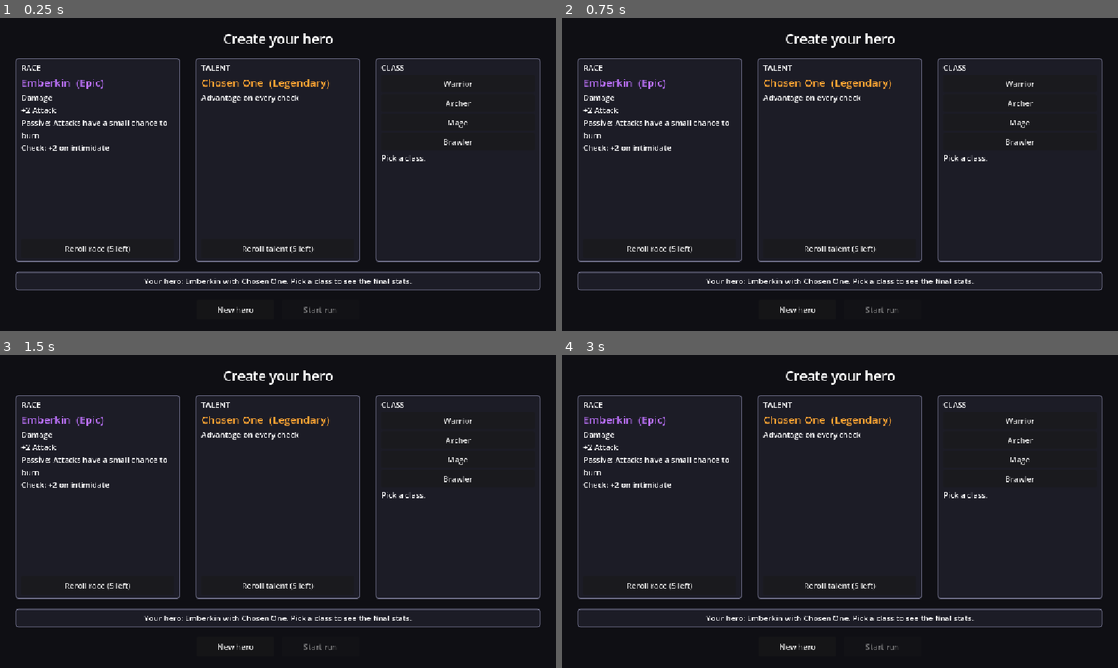
Above: before the commit, frames 1-4 (two rows, left to right).
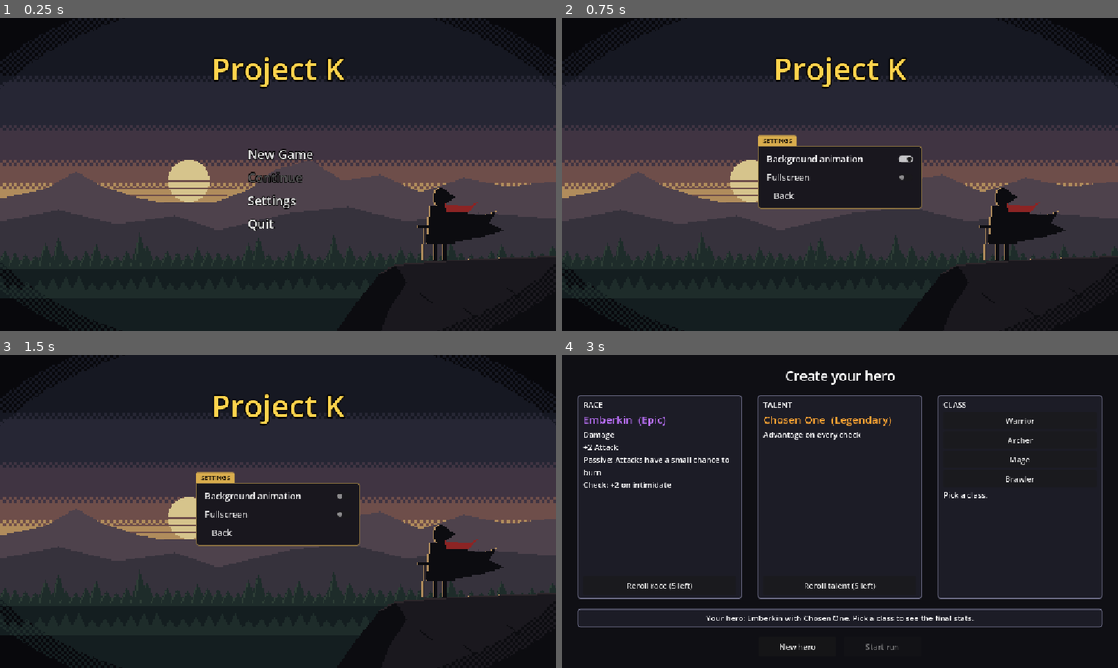
Above: after the commit, the same moments.

Repository: khasmn/project-k
Game: Godot game, scene res://scenes/menu/main_menu.tscn
The game is run twice, just before and just after one commit, with the same random seed, the same clock (stepped at 60 frames per second) and the same inputs. Before the commit the project starts from res://scenes/character/character_creation.tscn.
Inputs (mouse positions are in pixels of both pictures, inside the frame that each line leads up to):
- Up to frame 1 (0.25 s): no input
- Up to frame 2 (0.75 s): click (840, 199) at 0.5 s, where only the run after the commit has a clickable "Settings"
- Up to frame 3 (1.5 s): click (278, 495) at 1.25 s, where only the run after the commit has a clickable "Background animation"
- Up to frame 4 (3 s): click (840, 533) at 2 s, where only the run after the commit has a clickable "Back"; click (840, 492) at 2.75 s, where only the run after the commit has a clickable "New Game"

The runs differ from the first frame. In frame 1, 48% of the frame differs, in the area x 0-100%, y 4-95%; in frame 2, 43%; in frame 3, 43%; in frame 4, nothing differs.

Commit message:
Add main menu with settings; share menu styles and buttons
Co-Authored-By: Claude Opus 5.5 <noreply@anthropic.com>

Diff:
--- a/project.godot
+++ b/project.godot
@@ -11,7 +11,7 @@
 [application]
 
 config/name="ProjectK"
-run/main_scene="res://scenes/character/character_creation.tscn"
+run/main_scene="res://scenes/menu/main_menu.tscn"
 config/features=PackedStringArray("4.7", "GL Compatibility")
 config/icon="res://icon.svg"
 
--- a/scenes/combat/combat.tscn
+++ b/scenes/combat/combat.tscn
@@ -1,30 +1,9 @@
 [gd_scene load_steps=9 format=3]
 
 [ext_resource type="Script" path="res://scripts/combat/combat_screen.gd" id="1"]
-
-[sub_resource type="StyleBoxFlat" id="box"]
-content_margin_left = 12.0
-content_margin_top = 10.0
-content_margin_right = 12.0
-content_margin_bottom = 10.0
-bg_color = Color(0.1, 0.09, 0.12, 1)
-border_width_left = 2
-border_width_top = 2
-border_width_right = 2
-border_width_bottom = 2
-border_color = Color(0.55, 0.45, 0.25, 1)
-corner_radius_top_right = 6
-corner_radius_bottom_right = 6
-corner_radius_bottom_left = 6
-
-[sub_resource type="StyleBoxFlat" id="tab"]
-content_margin_left = 10.0
-content_margin_top = 2.0
-content_margin_right = 10.0
-content_margin_bottom = 2.0
-bg_color = Color(0.85, 0.68, 0.3, 1)
-corner_radius_top_left = 4
-corner_radius_top_right = 4
+[ext_resource type="StyleBoxFlat" path="res://scenes/ui/gold_box.tres" id="box"]
+[ext_resource type="StyleBoxFlat" path="res://scenes/ui/gold_tab.tres" id="tab"]
+[ext_resource type="StyleBoxEmpty" path="res://scenes/ui/flat_button.tres" id="flat"]
 
 [sub_resource type="StyleBoxFlat" id="arena"]
 content_margin_left = 16.0
@@ -42,11 +21,6 @@
 
 [sub_resource type="StyleBoxFlat" id="exp_fill"]
 bg_color = Color(0.4, 0.6, 1, 1)
-
-[sub_resource type="StyleBoxEmpty" id="flat"]
-content_margin_left = 6.0
-content_margin_top = 4.0
-content_margin_bottom = 4.0
 
 [node name="Combat" type="Control"]
 layout_mode = 3
@@ -166,7 +140,7 @@
 [node name="Tab" type="PanelContainer" parent="Margin/VBox/Bottom/Enemies"]
 layout_mode = 2
 size_flags_horizontal = 0
-theme_override_styles/panel = SubResource("tab")
+theme_override_styles/panel = ExtResource("tab")
 
 [node name="Label" type="Label" parent="Margin/VBox/Bottom/Enemies/Tab"]
 layout_mode = 2
@@ -177,7 +151,7 @@
 [node name="Panel" type="PanelContainer" parent="Margin/VBox/Bottom/Enemies"]
 layout_mode = 2
 size_flags_vertical = 3
-theme_override_styles/panel = SubResource("box")
+theme_override_styles/panel = ExtResource("box")
 
 [node name="TargetList" type="VBoxContainer" parent="Margin/VBox/Bottom/Enemies/Panel"]
 layout_mode = 2
@@ -192,7 +166,7 @@
 [node name="Tab" type="PanelContainer" parent="Margin/VBox/Bottom/Command"]
 layout_mode = 2
 size_flags_horizontal = 0
-theme_override_styles/panel = SubResource("tab")
+theme_override_styles/panel = ExtResource("tab")
 
 [node name="Label" type="Label" parent="Margin/VBox/Bottom/Command/Tab"]
 layout_mode = 2
@@ -203,7 +177,7 @@
 [node name="Panel" type="PanelContainer" parent="Margin/VBox/Bottom/Command"]
 layout_mode = 2
 size_flags_vertical = 3
-theme_override_styles/panel = SubResource("box")
+theme_override_styles/panel = ExtResource("box")
 
 [node name="ActionPanel" type="VBoxContainer" parent="Margin/VBox/Bottom/Command/Panel"]
 layout_mode = 2
@@ -221,11 +195,11 @@
 theme_override_colors/font_hover_color = Color(1, 0.83, 0.3, 1)
 theme_override_colors/font_disabled_color = Color(1, 1, 1, 0.3)
 theme_override_font_sizes/font_size = 18
-theme_override_styles/normal = SubResource("flat")
-theme_override_styles/hover = SubResource("flat")
-theme_override_styles/pressed = SubResource("flat")
-theme_override_styles/disabled = SubResource("flat")
-theme_override_styles/focus = SubResource("flat")
+theme_override_styles/normal = ExtResource("flat")
+theme_override_styles/hover = ExtResource("flat")
+theme_override_styles/pressed = ExtResource("flat")
+theme_override_styles/disabled = ExtResource("flat")
+theme_override_styles/focus = ExtResource("flat")
 text = "   Attack"
 alignment = 0
 
@@ -235,11 +209,11 @@
 theme_override_colors/font_hover_color = Color(1, 0.83, 0.3, 1)
 theme_override_colors/font_disabled_color = Color(1, 1, 1, 0.3)
 theme_override_font_sizes/font_size = 18
-theme_override_styles/normal = SubResource("flat")
-theme_override_styles/hover = SubResource("flat")
-theme_override_styles/pressed = SubResource("flat")
-theme_override_styles/disabled = SubResource("flat")
-theme_override_styles/focus = SubResource("flat")
+theme_override_styles/normal = ExtResource("flat")
+theme_override_styles/hover = ExtResource("flat")
+theme_override_styles/pressed = ExtResource("flat")
+theme_override_styles/disabled = ExtResource("flat")
+theme_override_styles/focus = ExtResource("flat")
 text = "   Defend"
 alignment = 0
 
@@ -249,11 +223,11 @@
 theme_override_colors/font_hover_color = Color(1, 0.83, 0.3, 1)
 theme_override_colors/font_disabled_color = Color(1, 1, 1, 0.3)
 theme_override_font_sizes/font_size = 18
-theme_override_styles/normal = SubResource("flat")
-theme_override_styles/hover = SubResource("flat")
-theme_override_styles/pressed = SubResource("flat")
-theme_override_styles/disabled = SubResource("flat")
-theme_override_styles/focus = SubResource("flat")
+theme_override_styles/normal = ExtResource("flat")
+theme_override_styles/hover = ExtResource("flat")
+theme_override_styles/pressed = ExtResource("flat")
+theme_override_styles/disabled = ExtResource("flat")
+theme_override_styles/focus = ExtResource("flat")
 text = "   Item"
 alignment = 0
 
@@ -263,11 +237,11 @@
 theme_override_colors/font_hover_color = Color(1, 0.83, 0.3, 1)
 theme_override_colors/font_disabled_color = Color(1, 1, 1, 0.3)
 theme_override_font_sizes/font_size = 18
-theme_override_styles/normal = SubResource("flat")
-theme_override_styles/hover = SubResource("flat")
-theme_override_styles/pressed = SubResource("flat")
-theme_override_styles/disabled = SubResource("flat")
-theme_override_styles/focus = SubResource("flat")
+theme_override_styles/normal = ExtResource("flat")
+theme_override_styles/hover = ExtResource("flat")
+theme_override_styles/pressed = ExtResource("flat")
+theme_override_styles/disabled = ExtResource("flat")
+theme_override_styles/focus = ExtResource("flat")
 text = "   Info"
 alignment = 0
 
@@ -277,11 +251,11 @@
 theme_override_colors/font_hover_color = Color(1, 0.83, 0.3, 1)
 theme_override_colors/font_disabled_color = Color(1, 1, 1, 0.3)
 theme_override_font_sizes/font_size = 18
-theme_override_styles/normal = SubResource("flat")
-theme_override_styles/hover = SubResource("flat")
-theme_override_styles/pressed = SubResource("flat")
-theme_override_styles/disabled = SubResource("flat")
-theme_override_styles/focus = SubResource("flat")
+theme_override_styles/normal = ExtResource("flat")
+theme_override_styles/hover = ExtResource("flat")
+theme_override_styles/pressed = ExtResource("flat")
+theme_override_styles/disabled = ExtResource("flat")
+theme_override_styles/focus = ExtResource("flat")
 text = "   Flee"
 alignment = 0
 
@@ -304,7 +278,7 @@
 [node name="Tab" type="PanelContainer" parent="Margin/VBox/Bottom/Hero"]
 layout_mode = 2
 size_flags_horizontal = 0
-theme_override_styles/panel = SubResource("tab")
+theme_override_styles/panel = ExtResource("tab")
 
 [node name="HeroTab" type="Label" parent="Margin/VBox/Bottom/Hero/Tab"]
 layout_mode = 2
@@ -316,7 +290,7 @@
 [node name="Panel" type="PanelContainer" parent="Margin/VBox/Bottom/Hero"]
 layout_mode = 2
 size_flags_vertical = 3
-theme_override_styles/panel = SubResource("box")
+theme_override_styles/panel = ExtResource("box")
 
 [node name="InfoText" type="Label" parent="Margin/VBox/Bottom/Hero/Panel"]
 layout_mode = 2
--- /dev/null
+++ b/scenes/menu/main_menu.tscn
@@ -0,0 +1,103 @@
+[gd_scene load_steps=5 format=3]
+
+[ext_resource type="Script" path="res://scripts/menu/main_menu.gd" id="1"]
+[ext_resource type="Texture2D" path="res://assets/backgrounds/title.png" id="2"]
+[ext_resource type="StyleBoxFlat" path="res://scenes/ui/gold_box.tres" id="box"]
+[ext_resource type="StyleBoxFlat" path="res://scenes/ui/gold_tab.tres" id="tab"]
+
+[node name="MainMenu" type="Control"]
+layout_mode = 3
+anchors_preset = 15
+anchor_right = 1.0
+anchor_bottom = 1.0
+grow_horizontal = 2
+grow_vertical = 2
+script = ExtResource("1")
+
+[node name="Art" type="TextureRect" parent="."]
+layout_mode = 1
+anchors_preset = 15
+anchor_right = 1.0
+anchor_bottom = 1.0
+grow_horizontal = 2
+grow_vertical = 2
+texture = ExtResource("2")
+expand_mode = 1
+stretch_mode = 6
+
+[node name="Title" type="Label" parent="."]
+layout_mode = 1
+anchors_preset = 10
+anchor_right = 1.0
+offset_top = 60.0
+offset_bottom = 140.0
+grow_horizontal = 2
+theme_override_colors/font_color = Color(1, 0.83, 0.3, 1)
+theme_override_colors/font_outline_color = Color(0, 0, 0, 1)
+theme_override_constants/outline_size = 10
+theme_override_font_sizes/font_size = 64
+text = "Project K"
+horizontal_alignment = 1
+
+[node name="Buttons" type="VBoxContainer" parent="."]
+unique_name_in_owner = true
+layout_mode = 1
+anchors_preset = 8
+anchor_left = 0.5
+anchor_top = 0.5
+anchor_right = 0.5
+anchor_bottom = 0.5
+offset_left = -90.0
+offset_top = -60.0
+offset_right = 90.0
+offset_bottom = 120.0
+grow_horizontal = 2
+grow_vertical = 2
+
+[node name="SettingsPanel" type="VBoxContainer" parent="."]
+unique_name_in_owner = true
+visible = false
+layout_mode = 1
+anchors_preset = 8
+anchor_left = 0.5
+anchor_top = 0.5
+anchor_right = 0.5
+anchor_bottom = 0.5
+offset_left = -170.0
+offset_top = -70.0
+offset_right = 170.0
+offset_bottom = 60.0
+grow_horizontal = 2
+grow_vertical = 2
+theme_override_constants/separation = 0
+
+[node name="Tab" type="PanelContainer" parent="SettingsPanel"]
+layout_mode = 2
+size_flags_horizontal = 0
+theme_override_styles/panel = ExtResource("tab")
+
+[node name="Label" type="Label" parent="SettingsPanel/Tab"]
+layout_mode = 2
+theme_override_colors/font_color = Color(0.12, 0.09, 0.04, 1)
+theme_override_font_sizes/font_size = 13
+text = "SETTINGS"
+
+[node name="Panel" type="PanelContainer" parent="SettingsPanel"]
+layout_mode = 2
+theme_override_styles/panel = ExtResource("box")
+
+[node name="Options" type="VBoxContainer" parent="SettingsPanel/Panel"]
+unique_name_in_owner = true
+layout_mode = 2
+
+[node name="AnimateCheck" type="CheckButton" parent="SettingsPanel/Panel/Options"]
+unique_name_in_owner = true
+layout_mode = 2
+theme_override_font_sizes/font_size = 18
+text = "Background animation"
+
+[node name="FullscreenCheck" type="CheckButton" parent="SettingsPanel/Panel/Options"]
+unique_name_in_owner = true
+layout_mode = 2
+theme_override_font_sizes/font_size = 18
+text = "Fullscreen"
--- /dev/null
+++ b/scenes/ui/flat_button.tres
@@ -0,0 +1,6 @@
+[gd_resource type="StyleBoxEmpty" format=3]
+
+[resource]
+content_margin_left = 6.0
+content_margin_top = 4.0
+content_margin_bottom = 4.0
--- /dev/null
+++ b/scenes/ui/gold_box.tres
@@ -0,0 +1,16 @@
+[gd_resource type="StyleBoxFlat" format=3]
+
+[resource]
+content_margin_left = 12.0
+content_margin_top = 10.0
+content_margin_right = 12.0
+content_margin_bottom = 10.0
+bg_color = Color(0.1, 0.09, 0.12, 1)
+border_width_left = 2
+border_width_top = 2
+border_width_right = 2
+border_width_bottom = 2
+border_color = Color(0.55, 0.45, 0.25, 1)
+corner_radius_top_right = 6
+corner_radius_bottom_right = 6
+corner_radius_bottom_left = 6
--- /dev/null
+++ b/scenes/ui/gold_tab.tres
@@ -0,0 +1,10 @@
+[gd_resource type="StyleBoxFlat" format=3]
+
+[resource]
+content_margin_left = 10.0
+content_margin_top = 2.0
+content_margin_right = 10.0
+content_margin_bottom = 2.0
+bg_color = Color(0.85, 0.68, 0.3, 1)
+corner_radius_top_left = 4
+corner_radius_top_right = 4
--- a/scripts/combat/combat_screen.gd
+++ b/scripts/combat/combat_screen.gd
@@ -31,13 +31,14 @@
 	%FleeButton.pressed.connect(_on_flee)
 	%ItemButton.pressed.connect(_open_items)
 	var back: StyleBoxTexture = StyleBoxTexture.new()
-	back.texture = _strip("res://assets/backgrounds/%s.png" % Run.BACKGROUND, BACKGROUND_FRAME, BACKGROUND_FPS)
+	back.texture = _strip("res://assets/backgrounds/%s.png" % Run.BACKGROUND, BACKGROUND_FRAME,
+		BACKGROUND_FPS if Settings.animate_background else 0)  # 0 FPS = stays on frame 1
 	back.set_content_margin_all(12)
 	%Arena.add_theme_stylebox_override("panel", back)
 	%Log.get_v_scroll_bar().modulate.a = 0  # floating log: no visible scrollbar, the mouse wheel still scrolls
 	%InfoButton.pressed.connect(func() -> void: _show_info(not %InfoText.visible))
 	for button in %Buttons.get_children():
-		_add_cursor(button)
+		UI.add_cursor(button)
 	if Run.hero == null:
 		Run.start_test()  # this scene was started on its own, not from character creation
 	_start_fight()
@@ -51,7 +52,7 @@
 	%FleeButton.visible = not Run.is_boss()
 	for foe in enemies:
 		%EnemyList.add_child(_make_card(foe))
-		var row: Button = _command_button("", _set_target.bind(foe))
+		var row: Button = UI.menu_button("", _set_target.bind(foe))
 		%TargetList.add_child(row)
 	var where: String = "Boss fight" if Run.is_boss() else "Room %d of %d" % [Run.room, Run.ROOMS]
 	var names: String = ", ".join(enemies.map(func(foe: Combatant) -> String: return foe.display_name))
@@ -143,11 +144,11 @@
 		button.queue_free()
 	for id in Run.items:
 		var item: Dictionary = all[id]
-		var button: Button = _command_button("%s x%d" % [item.name, Run.items[id]], _use_item.bind(id, item))
+		var button: Button = UI.menu_button("%s x%d" % [item.name, Run.items[id]], _use_item.bind(id, item))
 		button.tooltip_text = "Heal %d%% of your Max HP" % item.heal_percent
 		button.disabled = Run.items[id] == 0 or hero.hp == hero.max_hp
 		%ItemMenu.add_child(button)
-	%ItemMenu.add_child(_command_button("Back", _close_items))
+	%ItemMenu.add_child(UI.menu_button("Back", _close_items))
 	%Buttons.hide()
 	%ItemMenu.show()
 
@@ -258,27 +259,11 @@
 
 
 func _add_choice(text: String, on_pressed: Callable) -> void:
-	%Choices.add_child(_command_button(text, on_pressed))
+	%Choices.add_child(UI.menu_button(text, on_pressed))
 	%Buttons.hide()  # the fight is over: only the choice buttons make sense now
 
 
 ## A menu line in the COMMAND style (same look as Attack/Defend), with the hover cursor.
-func _command_button(text: String, on_pressed: Callable) -> Button:
-	var button: Button = %AttackButton.duplicate(0)  # copy the look only, not the Attack signal
-	button.unique_name_in_owner = false
-	button.disabled = false  # Attack is disabled when the fight ends; the copy must not be
-	button.text = "   " + text
-	button.pressed.connect(on_pressed)
-	_add_cursor(button)
-	return button
-
-
-## Show a ▶ in front of a command while the mouse is over it.
-func _add_cursor(button: Button) -> void:
-	button.mouse_entered.connect(func() -> void: button.text = "▶" + button.text.substr(1))
-	button.mouse_exited.connect(func() -> void: button.text = " " + button.text.substr(1))
-
-
 func _alive() -> Array[Combatant]:
 	var alive: Array[Combatant] = []
 	alive.assign(enemies.filter(func(foe: Combatant) -> bool: return foe.is_alive()))
--- /dev/null
+++ b/scripts/core/settings.gd
@@ -0,0 +1,30 @@
+class_name Settings
+## Player options, saved in user://settings.cfg so they stay between launches.
+## user:// is a folder Godot gives each game for its own save files.
+
+const PATH: String = "user://settings.cfg"
+
+static var animate_background: bool = true
+static var fullscreen: bool = false
+
+
+static func load_file() -> void:
+	var file: ConfigFile = ConfigFile.new()
+	file.load(PATH)  # no file yet: the defaults below are used
+	animate_background = file.get_value("options", "animate_background", true)
+	fullscreen = file.get_value("options", "fullscreen", false)
+	_apply()
+
+
+static func save_file() -> void:
+	var file: ConfigFile = ConfigFile.new()
+	file.set_value("options", "animate_background", animate_background)
+	file.set_value("options", "fullscreen", fullscreen)
+	file.save(PATH)
+	_apply()
+
+
+static func _apply() -> void:
+	var mode: DisplayServer.WindowMode = DisplayServer.WINDOW_MODE_FULLSCREEN if fullscreen else DisplayServer.WINDOW_MODE_MAXIMIZED
+	if DisplayServer.window_get_mode() != mode:
+		DisplayServer.window_set_mode(mode)
--- /dev/null
+++ b/scripts/menu/main_menu.gd
@@ -0,0 +1,29 @@
+extends Control
+## Main menu: new game, settings, quit. Continue stays greyed out until saving exists (build step 5).
+
+const CREATION_SCENE: String = "res://scenes/character/character_creation.tscn"
+const FONT_SIZE: int = 26
+
+
+func _ready() -> void:
+	Settings.load_file()
+	%Buttons.add_child(UI.menu_button("New Game", get_tree().change_scene_to_file.bind(CREATION_SCENE), FONT_SIZE))
+	var continue_button: Button = UI.menu_button("Continue", func() -> void: pass, FONT_SIZE)
+	continue_button.disabled = true
+	%Buttons.add_child(continue_button)
+	%Buttons.add_child(UI.menu_button("Settings", _show_settings.bind(true), FONT_SIZE))
+	%Buttons.add_child(UI.menu_button("Quit", get_tree().quit, FONT_SIZE))
+	for button: Button in %Buttons.get_children():
+		button.add_theme_color_override("font_outline_color", Color.BLACK)
+		button.add_theme_constant_override("outline_size", 6)  # readable over the title art
+
+	%AnimateCheck.button_pressed = Settings.animate_background
+	%FullscreenCheck.button_pressed = Settings.fullscreen
+	%AnimateCheck.toggled.connect(func(on: bool) -> void: Settings.animate_background = on; Settings.save_file())
+	%FullscreenCheck.toggled.connect(func(on: bool) -> void: Settings.fullscreen = on; Settings.save_file())
+	%Options.add_child(UI.menu_button("Back", _show_settings.bind(false)))
+
+
+func _show_settings(on: bool) -> void:
+	%SettingsPanel.visible = on
+	%Buttons.visible = not on
--- /dev/null
+++ b/scripts/ui/ui.gd
@@ -0,0 +1,26 @@
+class_name UI
+## Shared look for menus: flat text buttons that show a gold "▶" cursor on hover.
+
+const GOLD: Color = Color(1, 0.83, 0.3)
+const FLAT: StyleBox = preload("res://scenes/ui/flat_button.tres")
+
+
+static func menu_button(text: String, on_pressed: Callable, font_size: int = 18) -> Button:
+	var button: Button = Button.new()
+	button.text = "   " + text
+	button.alignment = HORIZONTAL_ALIGNMENT_LEFT
+	button.add_theme_font_size_override("font_size", font_size)
+	button.add_theme_color_override("font_hover_color", GOLD)
+	button.add_theme_color_override("font_disabled_color", Color(1, 1, 1, 0.3))
+	for state in ["normal", "hover", "pressed", "disabled", "focus"]:
+		button.add_theme_stylebox_override(state, FLAT)
+	button.pressed.connect(on_pressed)
+	add_cursor(button)
+	return button
+
+
+static func add_cursor(button: Button) -> void:
+	button.mouse_entered.connect(func() -> void:
+		if not button.disabled:
+			button.text = "▶" + button.text.substr(1))
+	button.mouse_exited.connect(func() -> void: button.text = " " + button.text.substr(1))
Not shown, added: assets/backgrounds/title.png.import
Not shown, added: scripts/core/settings.gd.uid
Not shown, added: scripts/menu/main_menu.gd.uid
Not shown, added: scripts/ui/ui.gd.uid
